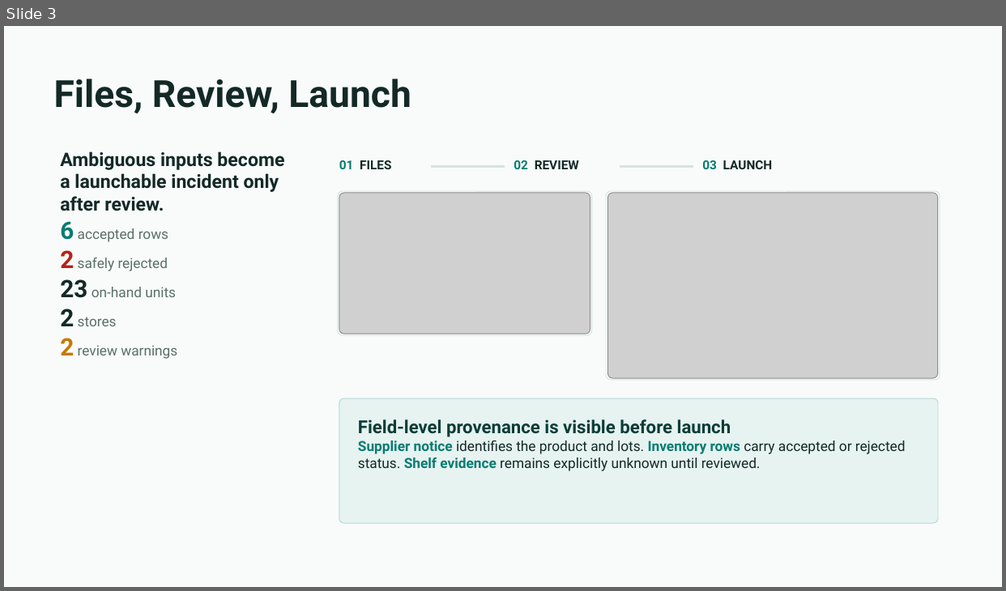
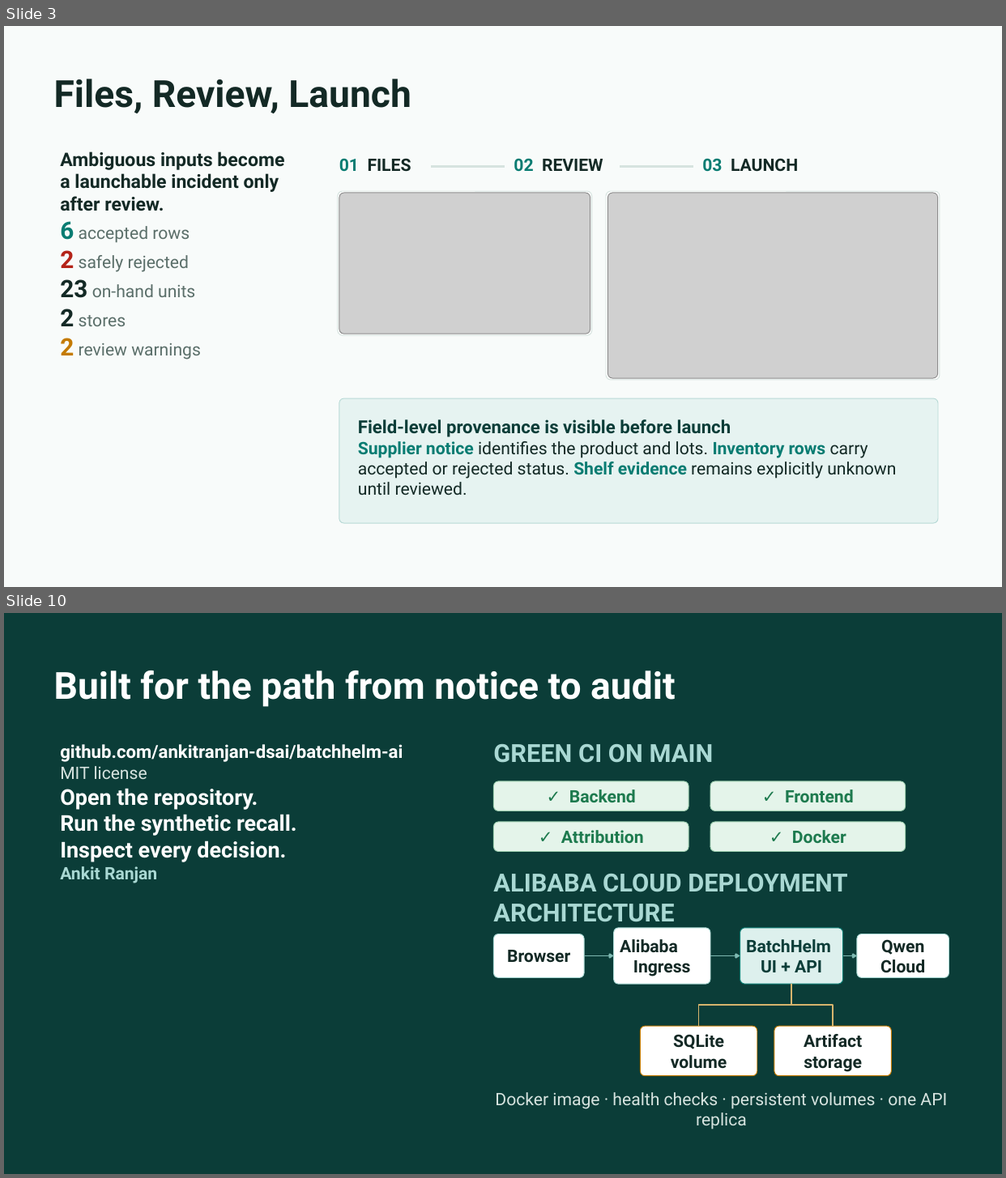
Before and after one commit to ankitranjan-dsai/batchhelm-ai, a slide deck: docs/presentation/batchhelm-ai-hackathon-deck.pptx. Shown one above the other, each under a label of ours: slide 3 before the commit, slides 3 and 10 after it; the slides between them are not shown. The pictures are 1006x591 and 1006x1178 pixels, drawn with LibreOffice and Linux fonts; fonts in the diff are those of the drawing; grey boxes stand for pictures. Boxes give left, top, right and bottom in pixels: in the first picture for what was removed or moved away, otherwise in the second. Text is boxed around its words. In the diff, an @@ line names an element or a change of style, - is before the commit and + after.

```diff
--- a/docs/presentation/batchhelm-ai-hackathon-deck.pptx
+++ b/docs/presentation/batchhelm-ai-hackathon-deck.pptx
@@ slide 10 added at (4, 613, 1002, 1174), background #0B3D38 @@
@@ title added at (54, 671, 675, 707), 36 pt, text #FFFFFF, bold @@
+Built for the path from notice to audit
@@ text added at (60, 744, 403, 884), 21 pt, text #FFFFFF, bold @@
+github.com/ankitranjan-dsai/batchhelm-ai
+MIT license
+Open the repository.
+Run the synthetic recall.
+Inspect every decision.
+Ankit Ranjan
@@ text added at (493, 744, 714, 763), 24 pt, text #A9D8D3, bold @@
+GREEN CI ON MAIN
@@ rounded rectangle added at (493, 781, 688, 811), fill #E4F4EA, outline #9FD0B1 0.75 pt @@
@@ rounded rectangle added at (710, 781, 906, 811), fill #E4F4EA, outline #9FD0B1 0.75 pt @@
@@ text added at (569, 790, 636, 803), 16.5 pt, text #1D7A4E, bold @@
+✓ Backend
@@ text added at (785, 790, 854, 803), 16.5 pt, text #1D7A4E, bold @@
+✓ Frontend
@@ rounded rectangle added at (493, 822, 688, 852), fill #E4F4EA, outline #9FD0B1 0.75 pt @@
@@ text added at (561, 830, 644, 843), 16.5 pt, text #1D7A4E, bold @@
+✓ Attribution
@@ rounded rectangle added at (710, 822, 906, 852), fill #E4F4EA, outline #9FD0B1 0.75 pt @@
@@ text added at (792, 830, 846, 843), 16.5 pt, text #1D7A4E, bold @@
+✓ Docker
@@ text added at (493, 874, 847, 928), 24 pt, text #A9D8D3, bold @@
+ALIBABA CLOUD DEPLOYMENT ARCHITECTURE
@@ rounded rectangle added at (614, 928, 710, 984), fill #FFFFFF, outline #A9D8D3 0.75 pt, 16.5 pt, text #132925, bold @@
+Alibaba
+Ingress
@@ rounded rectangle added at (740, 928, 843, 984), fill #DDF0ED, outline #087C72 0.75 pt, 16.5 pt, text #0B3D38, bold @@
+BatchHelm
+UI + API
@@ rounded rectangle added at (493, 934, 584, 977), fill #FFFFFF, outline #A9D8D3 0.75 pt, 16.5 pt, text #132925, bold @@
+Browser
@@ rounded rectangle added at (858, 934, 949, 977), fill #FFFFFF, outline #A9D8D3 0.75 pt, 16.5 pt, text #132925, bold @@
+Qwen Cloud
@@ arrow added from (584, 956) to (614, 956), #7EB9B2 1.5 pt @@
@@ arrow added from (710, 956) to (740, 956), #7EB9B2 1.5 pt @@
@@ arrow added from (843, 956) to (858, 956), #7EB9B2 1.5 pt @@
@@ elbow line added from (791, 984) to (699, 1026), #D7B56D 1.5 pt @@
@@ elbow line added from (791, 984) to (833, 1026), #D7B56D 1.5 pt @@
@@ rounded rectangle added at (641, 1026, 757, 1076), fill #FFFFFF, outline #C47A00 0.75 pt, 16.5 pt, text #132925, bold @@
+SQLite volume
@@ rounded rectangle added at (774, 1026, 891, 1076), fill #FFFFFF, outline #C47A00 0.75 pt, 16.5 pt, text #132925, bold @@
+Artifact storage
@@ text added at (495, 1093, 947, 1130), 16.5 pt, text #D6E3DF @@
+Docker image · health checks · persistent volumes · one API replica
@@ slide 3 changed as well @@
@@ size 12 to 16.5 pt in 3 elements at (339, 158, 411, 172), (513, 158, 603, 172), (702, 158, 798, 172) @@
@@ text at (60, 221, 201, 360): size 13.5 to 16.5 pt in "accepted rows", "safely rejected", "on-hand units", "stores" and 1 more places @@
@@ text at (358, 442, 896, 495): size 13.5 to 16.5 pt in "Supplier notice identifies the product and lots. ..." @@
```
Also in this commit, not shown: 6 other slides changed, 2 other slides added, 3 slides removed, 1 other file.
